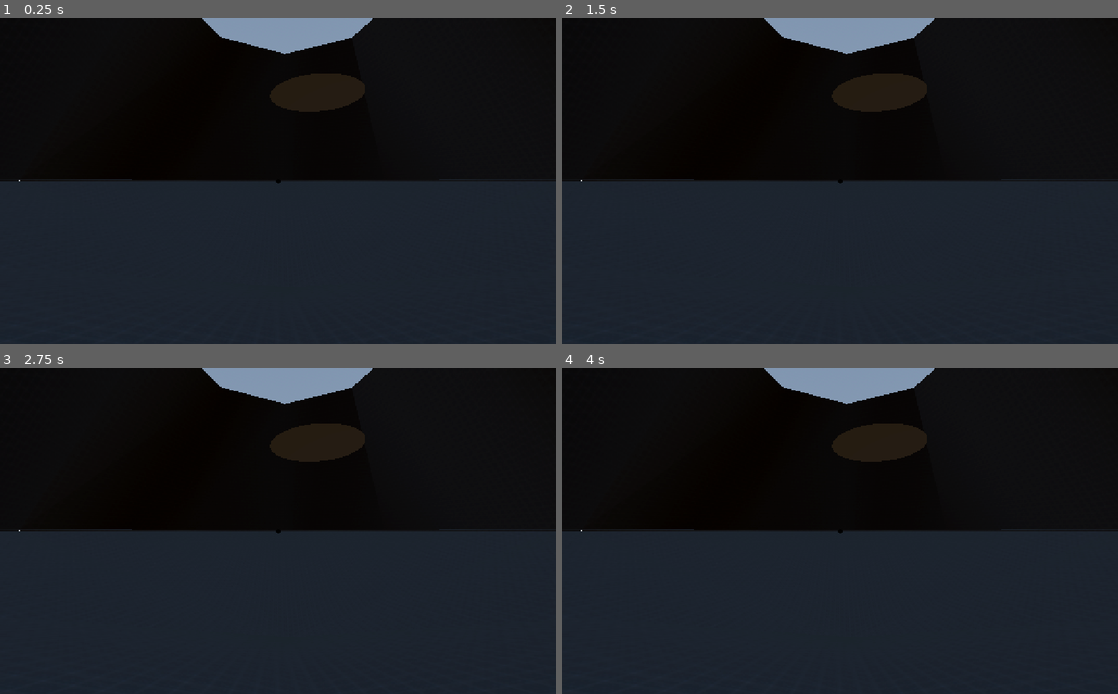
Above: before the commit, frames 1-4 (two rows, left to right).
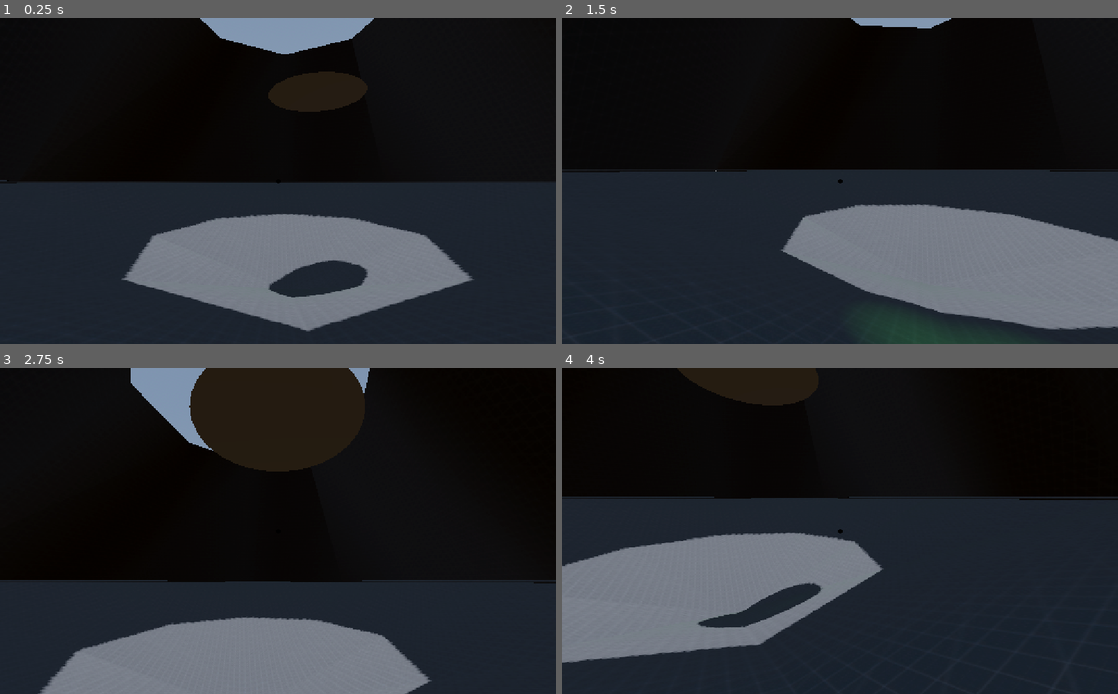
Above: after the commit, the same moments.

Repository: burnt-meat/extrinsic
Game: Godot game, scene res://arena.tscn
The game is run twice, just before and just after one commit, with the same random seed, the same clock (stepped at 60 frames per second) and the same inputs.
Inputs (mouse positions are in pixels of both pictures, inside the frame that each line leads up to):
- Up to frame 1 (0.25 s): no input
- Up to frame 2 (1.5 s): tap Enter at 0.5 s; move the mouse to (962, 164) at 0.52 s; press the mouse at (962, 164) at 0.53 s; hold D (right) 0.53-1.28 s; tap Space (jump) at 0.77 s; move the mouse to (728, 197) at 1.27 s; release the mouse at (728, 197) at 1.28 s; hold S (back) from 1.28 s (still down); tap 1 (weapon1) at 1.35 s; click (728, 197) at 1.42 s
- Up to frame 3 (2.75 s): tap Space (jump) at 1.52 s; move the mouse to (333, 459) at 2.02 s; release S (back) at 2.03 s; hold D (right) from 2.03 s (still down); tap 2 (weapon2) at 2.1 s; click (333, 459) at 2.17 s
- Up to frame 4 (4 s): move the mouse to (812, 596) at 2.77 s; release D (right) at 2.78 s; hold W (forward) 2.78-3.53 s; click (812, 596) at 2.85 s; tap Space (jump) at 3.02, 3.77 s; move the mouse to (1006, 579) at 3.52 s; hold A (left) from 3.53 s (still down); tap 1 (weapon1) at 3.6 s; click (1006, 579) at 3.67 s

The runs differ from the first frame. In frame 1, 14% of the frame differs, in the area x 0-87%, y 0-97%; in frame 2, 24%; in frame 3, 37%, in the area x 0-100%, y 0-100%; in frame 4, 29%.
Error before the commit: Parse Error: Could not find base class "RigidDynamicBody3D". (res://Scripts/EnemyFlying.gd:1)
Error after the commit: Invalid assignment of property or key 'effects' with value of type 'Array' on a base object of type 'Resource (Weapon)'. (res://APIs/GunAPI.gd:33)

Commit message:
port to alpha 15

Diff:
--- a/Scenes/EnemyFlying.tscn
+++ b/Scenes/EnemyFlying.tscn
@@ -9,7 +9,7 @@
 [sub_resource type="SphereShape3D" id="SphereShape3D_mcysx"]
 radius = 0.943249
 
-[node name="Enemy" type="RigidDynamicBody3D"]
+[node name="Enemy" type="RigidBody3D"]
 physics_material_override = SubResource("PhysicsMaterial_3ytot")
 script = ExtResource("1_1cujg")
 
--- a/Scenes/EnemySpawner.tscn
+++ b/Scenes/EnemySpawner.tscn
@@ -9,7 +9,7 @@
 [sub_resource type="CylinderShape3D" id="CylinderShape3D_2fg01"]
 radius = 4.0
 
-[node name="EnemySpawner" type="RigidDynamicBody3D"]
+[node name="EnemySpawner" type="RigidBody3D"]
 axis_lock_linear_y = true
 axis_lock_angular_y = true
 gravity_scale = 0.0
--- a/Scripts/EnemyFlying.gd
+++ b/Scripts/EnemyFlying.gd
@@ -1,4 +1,4 @@
-extends RigidDynamicBody3D
+extends RigidBody3D
 
 var Player: CharacterBody3D
 
--- a/Scripts/EnemySpawner.gd
+++ b/Scripts/EnemySpawner.gd
@@ -1,4 +1,4 @@
-extends RigidDynamicBody3D
+extends RigidBody3D
 
 var Player: CharacterBody3D
 
--- a/Scripts/Explosion.gd
+++ b/Scripts/Explosion.gd
@@ -17,7 +17,7 @@
 #		print(result)
 		if object.is_in_group("Enemy"):
 			object.health -= 3
-		if object is RigidDynamicBody3D:
+		if object is RigidBody3D:
 			object.apply_impulse((object.position - position) * 5)
 			ScoreApi.add_score(10, "Enemy knocked back!")
 			amount_hit += 1
--- a/Scripts/Player.gd
+++ b/Scripts/Player.gd
@@ -59,8 +59,8 @@
 				pass
 
 	if event is InputEventMouseMotion:
-		rotate_y(-deg2rad(event.relative.x) * sensitivity)
-		Neck.rotate_x(-deg2rad(event.relative.y) * sensitivity)
+		rotate_y(-deg_to_rad(event.relative.x) * sensitivity)
+		Neck.rotate_x(-deg_to_rad(event.relative.y) * sensitivity)
 		Neck.rotation.x = clamp(Neck.rotation.x, -PI/2, PI/2)
 
 	if event is InputEventMouseButton && Input.mouse_mode != Input.MOUSE_MODE_CAPTURED:
--- a/Scripts/arena.gd
+++ b/Scripts/arena.gd
@@ -6,11 +6,6 @@
 @onready var EnemyController: Node3D = $Enemies
 @onready var Sun: DirectionalLight3D = $Sun
 @onready var Player: CharacterBody3D = $Player
-
-func _process(delta):
-	var ttransform := Sun.transform.looking_at(Player.position)
-	print(Sun.transform.looking_at(Player.position))
-	Sun.transform = Sun.transform.basis.slerp(ttransform.basis, .5)
 
 func spawnFish() -> void:
 	var newFish := FishEnemy.instantiate()
